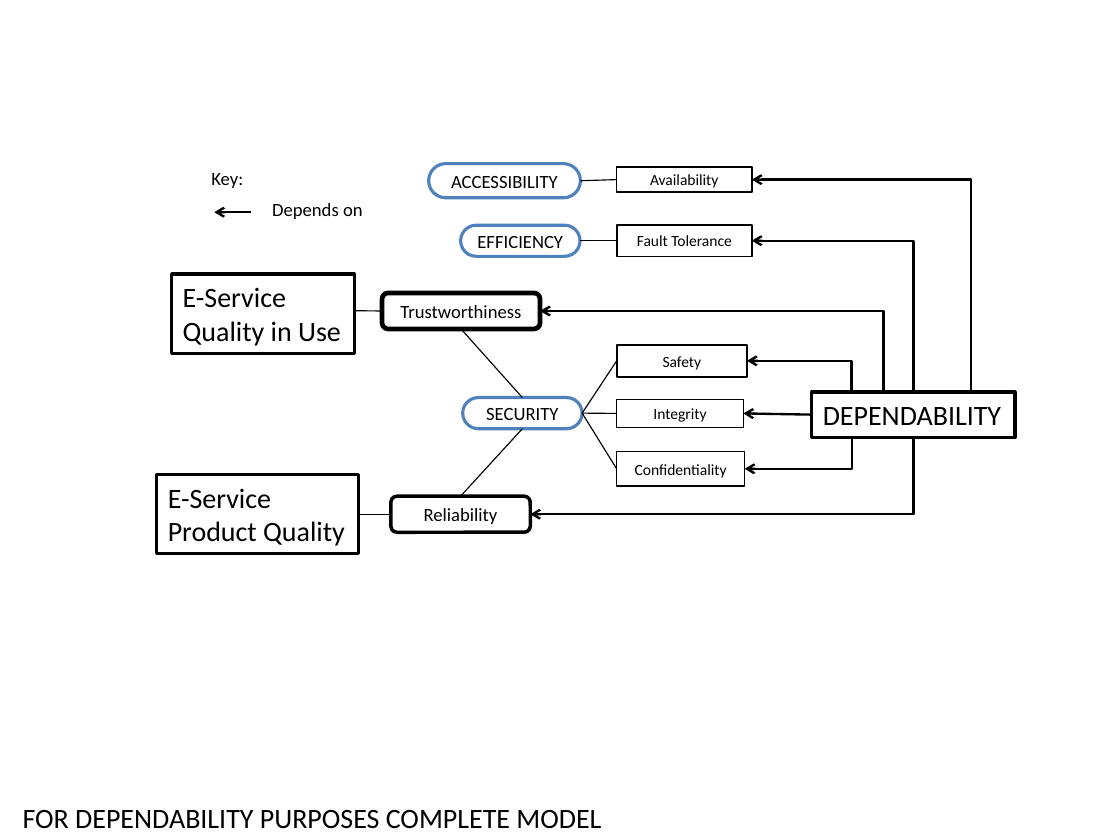
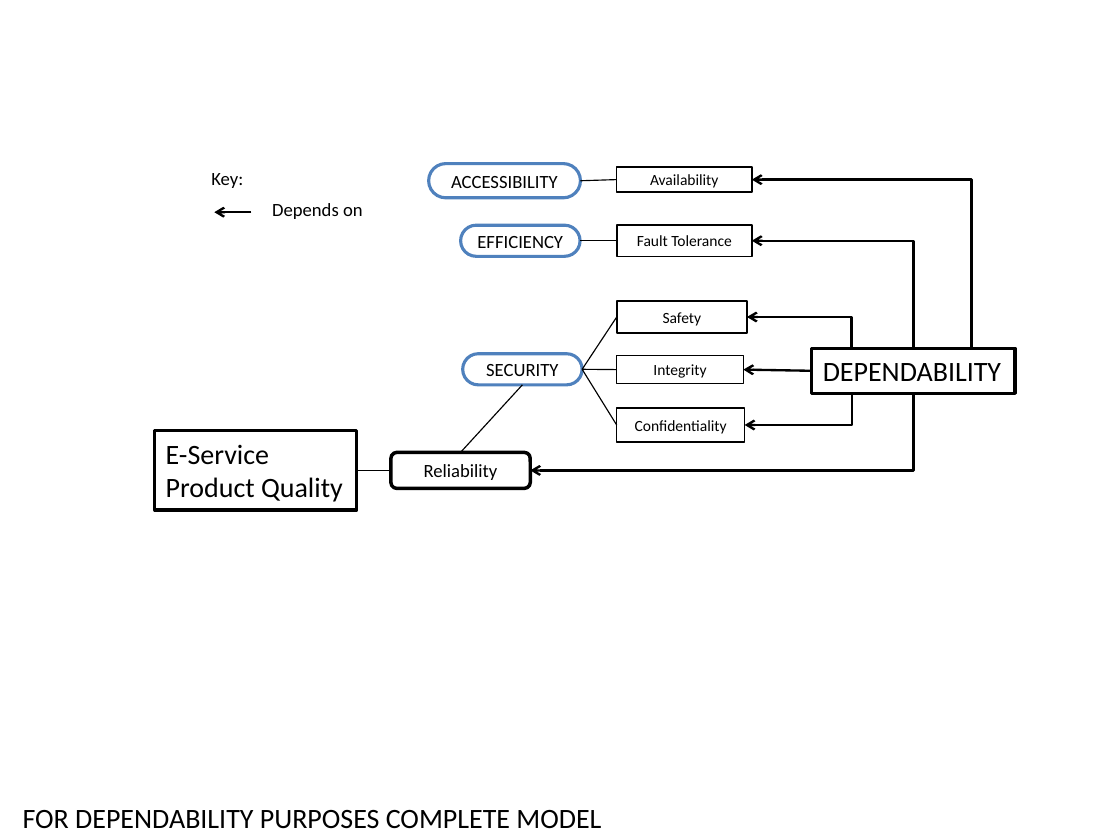
Before and after one commit to paxian/finalexam, a slide deck: slide 18 of model.pptx (slide 17 before the commit). Drawn at 1120x840 pixels with LibreOffice and Linux fonts; fonts in the diff are those of the drawing. Boxes give left, top, right and bottom in pixels: in the first picture for what was removed or moved away, otherwise in the second. Text is boxed around its words. In the diff, an @@ line names an element or a change of style, - is before the commit and + after.

```diff
--- a/model.pptx
+++ b/model.pptx
@@ elbow arrow moved from (973, 392) - (752, 179) to (973, 348) - (752, 179) @@
@@ elbow arrow moved from (914, 392) - (752, 241) to (914, 348) - (752, 241) @@
@@ rectangle removed at [171,274,354,354] @@
-E-Service
-Quality in Use
@@ rounded rectangle removed at [382,293,540,329] @@
-Trustworthiness
@@ line removed from (354, 310) to (382, 311) @@
@@ line removed from (522, 398) to (461, 329) @@
@@ elbow arrow removed from (885, 392) to (540, 311) @@
@@ 5 rounded rectangles, 4 lines, 3 elbow arrows, 2 rectangles, 1 arrow: place and size @@
-5 rounded rectangles, 4 lines, 3 elbow arrows, 2 rectangles, 1 arrow at [157,345,1016,554]
+5 rounded rectangles, 4 lines, 3 elbow arrows, 2 rectangles, 1 arrow at [155,301,1016,511]
@@ line moved from (360, 514) - (391, 514) to (357, 470) - (391, 470) @@
```
Also in this commit, not shown: 1 slide added, 2 other files.
